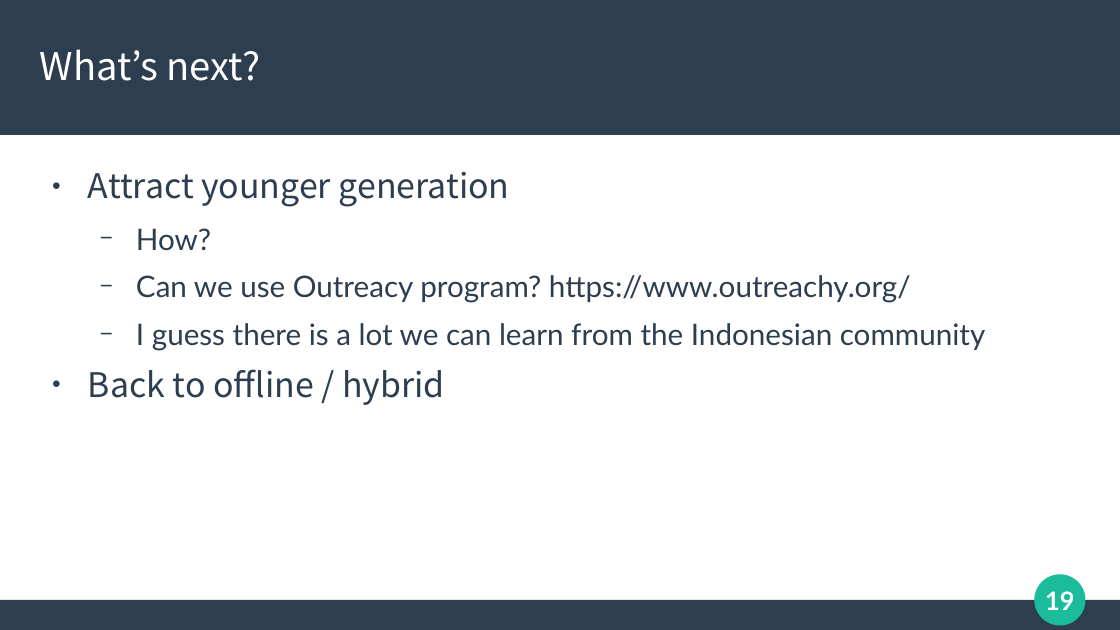
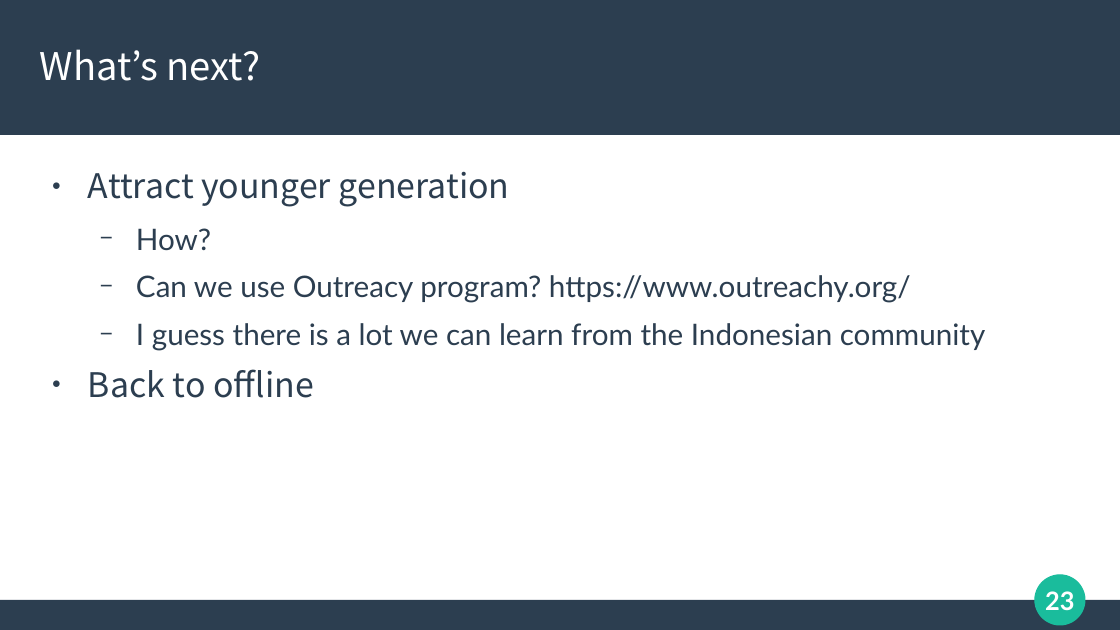
Before and after one commit to naruoga/presentations, a slide deck: slide 23 of 20231008-LOUCA2023-LibO-Japanese-Activities.odp (slide 19 before the commit). Drawn at 1120x630 pixels with LibreOffice and Linux fonts; fonts in the diff are those of the drawing. Boxes give left, top, right and bottom in pixels: in the first picture for what was removed or moved away, otherwise in the second. Text is boxed around its words. In the diff, an @@ line names an element or a change of style, - is before the commit and + after.

```diff
--- a/20231008-LOUCA2023-LibO-Japanese-Activities.odp
+++ b/20231008-LOUCA2023-LibO-Japanese-Activities.odp
@@ text at box(88, 369, 314, 398): text changed @@
-● Back to offline / hybrid
+● Back to offline
@@ page number at box(1045, 591, 1074, 610): text changed @@
-19
+23
```
Also in this commit, not shown: 9 other slides changed, 9 slides added.
